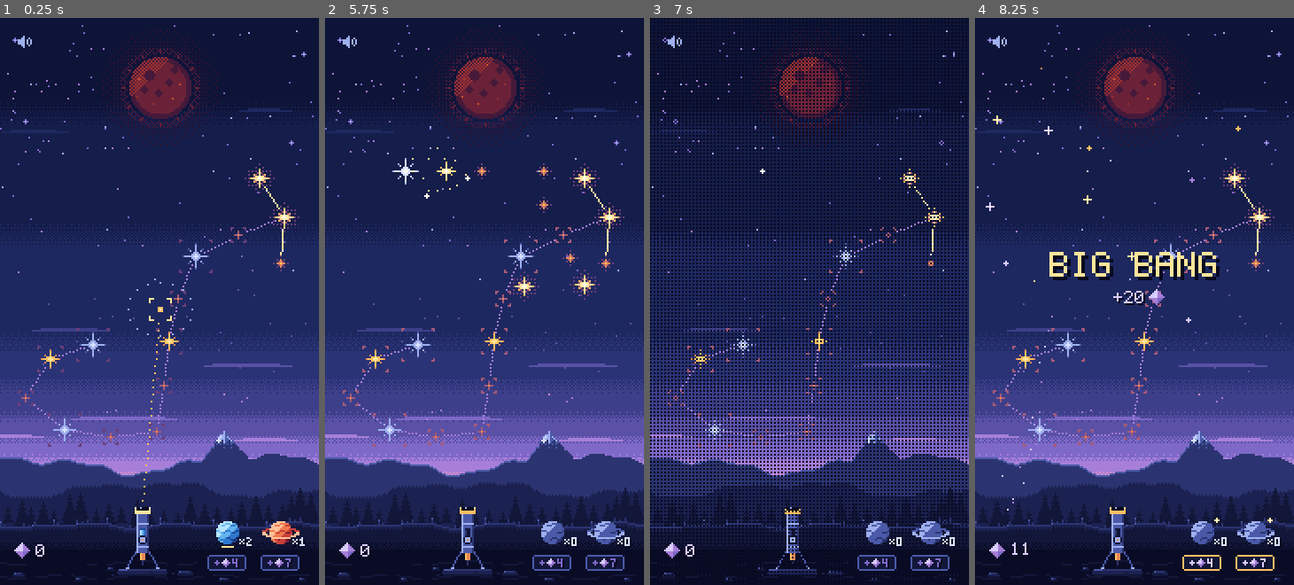
Above: before the commit, frames 1-4 (left to right).
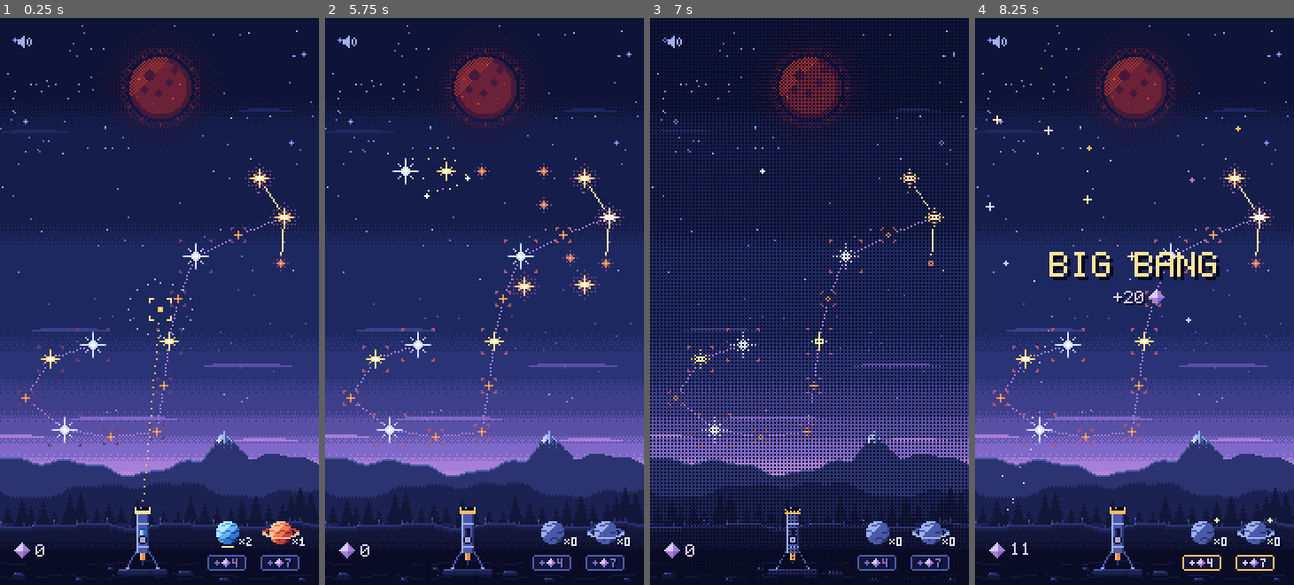
Above: after the commit, the same moments.

Repository: mrafael1/DustInSpace
Game: Godot game, scene res://game/scenes/main.tscn
Same seed, same stepped clock (60 frames per second), same inputs: the game is played once before the commit and once after it. This scene is started directly instead of the project's main scene.
Inputs (mouse positions are in pixels of both pictures, inside the frame that each line leads up to):
- Up to frame 1 (0.25 s): no input
- Up to frame 2 (5.75 s): tap Enter at 0.5 s; move the mouse to (554, 273) at 0.52 s; hold Shift 0.53-1.25 s; click (554, 273) at 0.67 s; drag from (420, 329) to (468, 414) at 1.27 s; move the mouse to (516, 176) at 2.02 s; tap Ctrl at 2.1 s; click (516, 176) at 2.17 s; drag from (468, 414) to (388, 216) at 2.77 s; move the mouse to (580, 386) at 3.52 s; tap B at 3.6 s; click (580, 386) at 3.67 s; drag from (388, 216) to (436, 159) at 4.27 s; move the mouse to (500, 301) at 5.02 s; hold Shift from 5.03 s (still down); click (500, 301) at 5.17 s
- Up to frame 3 (7 s): release Shift at 5.75 s; drag from (761, 159) to (745, 329) at 5.77 s; move the mouse to (879, 273) at 6.52 s; tap Ctrl at 6.6 s; click (879, 273) at 6.67 s
- Up to frame 4 (8.25 s): drag from (1070, 329) to (1118, 414) at 7.27 s; move the mouse to (1166, 176) at 8.02 s; tap B at 8.1 s; click (1166, 176) at 8.17 s

The runs differ from the first frame. In frame 1, 0.5% of the frame differs, in the area x 6-77%, y 37-75%; in frame 2, 0.5%, in the area x 6-93%, y 33-75%; in frame 3, 0.3%; in frame 4, 0.5%.

Commit message:
art: constellation stars look like their sky stars; lighting adds halo and twinkle
Review: rather than a dimmer tint while unlit, a constellation star never
changes colour. Unlit it is the sky star's still idle frame; lit it gains
the sky star's halo and twinkle. The unlit frame is gone from the strips.

Co-Authored-By: Claude Opus 5.5 <noreply@anthropic.com>

Diff:
--- a/assets/art/stars_big.json
+++ b/assets/art/stars_big.json
@@ -12,7 +12,6 @@
     "fade_core",
     "fade_dot",
     "dim",
-    "dim_core",
-    "unlit"
+    "dim_core"
   ]
 }
--- a/assets/art/stars_medium.json
+++ b/assets/art/stars_medium.json
@@ -12,7 +12,6 @@
     "fade_core",
     "fade_dot",
     "dim",
-    "dim_core",
-    "unlit"
+    "dim_core"
   ]
 }
--- a/assets/art/stars_small.json
+++ b/assets/art/stars_small.json
@@ -12,7 +12,6 @@
     "fade_core",
     "fade_dot",
     "dim",
-    "dim_core",
-    "unlit"
+    "dim_core"
   ]
 }
--- a/game/scenes/constellation_view.gd
+++ b/game/scenes/constellation_view.gd
@@ -2,10 +2,11 @@
 extends Node2D
 ## Draws the Scorpio map (#40) under the stars. Each landmark is drawn with the star art of its
 ## size, so a small, medium or big landmark has the shape of the sky star it can stand in for.
-## It keeps its size's colour, like the sky star it stands in for (small orange, medium gold, big
-## blue-white). Unlit (usable in a combo), it uses the art's "unlit" frame, that colour a step
-## dimmer, and four small corner brackets in the dim halo tones (C4/C5, swapping every CUE_STEP)
-## say "you can pick this". Lit, it shines like a sky star: the "idle" frame and its halo. Strings between two lit landmarks glow C1 with a C0 glint
+## It looks exactly like the sky star it stands in for, in shape and colour (small orange, medium
+## gold, big blue-white): lighting it never changes its colour. Unlit (usable in a combo), it's the
+## still idle frame, with four small corner brackets in the dim halo tones (C4/C5, swapping every
+## CUE_STEP) that say "you can pick this". Lit, it comes alive like a sky star: its halo, and the
+## twinkle (the glint frame for a moment every StarView.TWINKLE_PERIOD). Strings between two lit landmarks glow C1 with a C0 glint
 ## running along them; strings still to form are dotted N8. While a link is traced, the landmarks
 ## in it show gold and the strings it would form are dashed C2. Like the HUD and the Sun it keeps
 ## a shown copy of what's lit, moved only by played landmark_lit events, so a landmark the Sun
@@ -79,13 +80,13 @@
 ## The scorpion drawing is fully shown (after a completion, until the next run).
 var _revealed: bool = false
 var _drawing: Array[Vector2i] = []
-## Landmark pixels per star size, from the star art: [unlit, lit].
+## Landmark pixels per star size, from the star art: [idle, glint].
 var _art: Array = []
 
 
 func _ready() -> void:
 	for size: int in 3:
-		_art.append([landmark_pixels(size, false), landmark_pixels(size, true)])
+		_art.append([landmark_pixels(size), landmark_pixels(size, true)])
 
 
 func _process(delta: float) -> void:
@@ -523,10 +524,11 @@
 func advance(delta: float) -> void:
 	var step: int = glow_step()
 	var cue: int = cue_frame()
+	var twinkling: Array[bool] = _twinkling()
 	_time += delta
 	var mapped: bool = _run != null and _run.scorpio != null
 	var redraw: bool = mapped and ((glow_step() != step and _shown_lit.count(true) > 1) \
-		or (cue_frame() != cue and _shown_lit.has(false)))
+		or (cue_frame() != cue and _shown_lit.has(false)) or _twinkling() != twinkling)
 	if _flash_left > 0.0:
 		_flash_left = maxf(_flash_left - delta, 0.0)
 		redraw = true
@@ -579,9 +581,16 @@
 	return dots
 
 
-## A landmark's pixels: its sky star's when lit (or in the link being traced), a step dimmer otherwise.
-static func landmark_pixels(size: int, lit: bool) -> Dictionary[Vector2i, Color]:
-	return star_pixels(size, &"idle" if lit else &"unlit")
+## A landmark's pixels: the sky star's of its size, lit or not; `glinting` for its twinkle's moment.
+static func landmark_pixels(size: int, glinting: bool = false) -> Dictionary[Vector2i, Color]:
+	return star_pixels(size, &"glint" if glinting else &"idle")
+
+
+## Whether lit landmark `index` shows its twinkle's glint `time` seconds in: like a sky star, for
+## StarView.GLINT_TIME every StarView.TWINKLE_PERIOD, each landmark at its own phase.
+static func twinkles(index: int, time: float) -> bool:
+	var phase: float = fposmod(index * 0.618, 1.0) * StarView.TWINKLE_PERIOD
+	return fposmod(time + phase, StarView.TWINKLE_PERIOD) < StarView.GLINT_TIME
 
 
 func _draw_string(segment: int) -> void:
@@ -616,6 +625,14 @@
 	return dots
 
 
+## Which landmarks show their twinkle's glint now (lit ones only).
+func _twinkling() -> Array[bool]:
+	var found: Array[bool] = []
+	for i: int in _shown_lit.size():
+		found.append(_shown_lit[i] and twinkles(i, _time))
+	return found
+
+
 ## Whether landmark `index` shows lit: its landmark_lit event has played (or it was lit at setup).
 func shows_lit(index: int) -> bool:
 	return index < _shown_lit.size() and _shown_lit[index]
@@ -650,7 +667,8 @@
 		var halo: Dictionary[Vector2i, Color] = StarView.halo_pixels(_map().sizes[index] as Star.Size)
 		for d: Vector2i in halo:
 			_dot(_map().landmarks[index] + d, halo[d])
-	var dots: Dictionary = _art[_map().sizes[index]][1 if lit else 0]
+	var glinting: bool = shows_lit(index) and twinkles(index, _time)
+	var dots: Dictionary = _art[_map().sizes[index]][1 if glinting else 0]
 	for d: Vector2i in dots:
 		_dot(_map().landmarks[index] + d, Palette.C0 if flash else dots[d])
 
@@ -662,7 +680,7 @@
 	for k: int in played:
 		var segment: int = order[k]
 		for index: int in _map().segment_landmarks(segment):
-			var dots: Dictionary = _art[_map().sizes[index]][1]
+			var dots: Dictionary = _art[_map().sizes[index]][0]
 			for d: Vector2i in dots:
 				_dot(_map().landmarks[index] + d, Palette.C0 if dots[d] != Palette.C3 else Palette.C1)
 
--- a/game/scenes/star_view.gd
+++ b/game/scenes/star_view.gd
@@ -48,9 +48,8 @@
 	preload("res://assets/art/selection_ring_medium.png"),
 	preload("res://assets/art/selection_ring_big.png"),
 ]
-## "unlit" is an unlit Scorpio landmark (ConstellationView); sky stars never show it. A lit
-## landmark shows "idle", like the sky star of its size.
-const FRAMES: Array[StringName] = [&"idle", &"glint", &"spark", &"flare", &"flare_core", &"fade_core", &"fade_dot", &"dim", &"dim_core", &"unlit"]
+## Scorpio's landmarks (ConstellationView) use "idle" and "glint" too: they look like sky stars.
+const FRAMES: Array[StringName] = [&"idle", &"glint", &"spark", &"flare", &"flare_core", &"fade_core", &"fade_dot", &"dim", &"dim_core"]
 ## Which dissolve and collapse frames play, in order.
 const DISSOLVE_SEQUENCE: Array[StringName] = [&"flare", &"flare_core", &"fade_core", &"fade_dot"]
 const COLLAPSE_SEQUENCE: Array[StringName] = [&"glint", &"dim", &"dim_core"]
--- a/tests/test_scorpio_view.gd
+++ b/tests/test_scorpio_view.gd
@@ -103,30 +103,30 @@
 	assert_gt(pixels.size(), ConstellationView.GLOW_SPACING, "room for glints")
 
 
-func test_landmarks_keep_their_sky_stars_colour_a_step_dimmer_until_lit() -> void:
-	# Playtest: a constellation star must read as the sky star it stands in for.
-	var hues: Array = [[Palette.C3, Palette.C4], [Palette.C1, Palette.C2, Palette.C3], [Palette.M6, Palette.M5, Palette.M4]]
-	var cores: Array = []
+func test_a_landmark_looks_like_its_sky_star_lit_or_not() -> void:
+	# Playtest: a constellation star must read as the sky star it stands in for; lighting it adds
+	# the sky star's effects (halo, twinkle) and never changes its colour.
 	for size: int in 3:
-		var idle: Dictionary[Vector2i, Color] = ConstellationView.star_pixels(size)
-		var unlit: Dictionary[Vector2i, Color] = ConstellationView.landmark_pixels(size, false)
-		assert_eq(unlit.keys(), idle.keys(), "same shape as the sky star")
-		for p: Vector2i in unlit:
-			assert_true(unlit[p] in hues[size], "size %d: its own hue, %s" % [size, unlit[p]])
-			assert_ne(unlit[p], Palette.C0, "no white core until lit")
-		assert_ne(unlit, idle, "dimmer than the sky star")
-		cores.append(unlit[Vector2i.ZERO])
-	assert_eq(cores, [Palette.C3, Palette.C1, Palette.M6], "orange, gold, blue-white: the sky's colours")
-	assert_gt(ConstellationView.star_pixels(Star.Size.BIG).size(), ConstellationView.star_pixels(Star.Size.SMALL).size())
-
-
-func test_a_lit_landmark_shines_like_its_sky_star() -> void:
-	for size: int in 3:
-		assert_eq(ConstellationView.landmark_pixels(size, true), ConstellationView.star_pixels(size, &"idle"), "the sky star's own frame")
+		assert_eq(ConstellationView.landmark_pixels(size), ConstellationView.star_pixels(size, &"idle"), "the sky star's own frame")
+		assert_eq(ConstellationView.landmark_pixels(size, true), ConstellationView.star_pixels(size, &"glint"), "its twinkle")
 		var halo: Dictionary[Vector2i, Color] = StarView.halo_pixels(size as Star.Size)
-		assert_false(halo.is_empty(), "and its halo")
+		assert_false(halo.is_empty(), "lit, it wears its halo")
 		for p: Vector2i in halo:
 			assert_false(ConstellationView.star_pixels(size).has(p), "the halo stays off the star")
+	assert_gt(ConstellationView.star_pixels(Star.Size.BIG).size(), ConstellationView.star_pixels(Star.Size.SMALL).size())
+
+
+func test_a_lit_landmark_twinkles_like_a_sky_star() -> void:
+	var glints: int = 0
+	var steps: int = 240
+	for k: int in steps:
+		if ConstellationView.twinkles(5, StarView.TWINKLE_PERIOD * k / steps):
+			glints += 1
+	assert_almost_eq(float(glints) / steps, StarView.GLINT_TIME / StarView.TWINKLE_PERIOD, 0.01, "a glint for GLINT_TIME every TWINKLE_PERIOD")
+	var phases: Array[bool] = []
+	for index: int in 4:
+		phases.append(ConstellationView.twinkles(index, 0.0))
+	assert_true(phases.has(false), "each at its own phase, not all at once")
 
 
 func test_a_full_sun_ignites_lights_its_landmark_then_bursts_the_stars_left_for_dust() -> void:
Binary file changed: assets/art/stars_big.png
Binary file changed: assets/art/stars_medium.png
Binary file changed: assets/art/stars_small.png
Not shown, changed: docs/art-direction.md
Not shown, changed: docs/design.md
Not shown, changed: tools/art/build_stars.py
